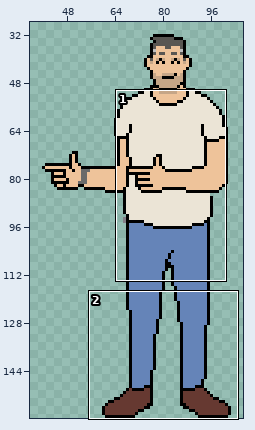
File history of a pixel-art file, Assets/Sprites/Aseprite files/dad winning.aseprite. The picture above shows the old version from afar; the outline marks the close-up.
Close-up. Before the commit:
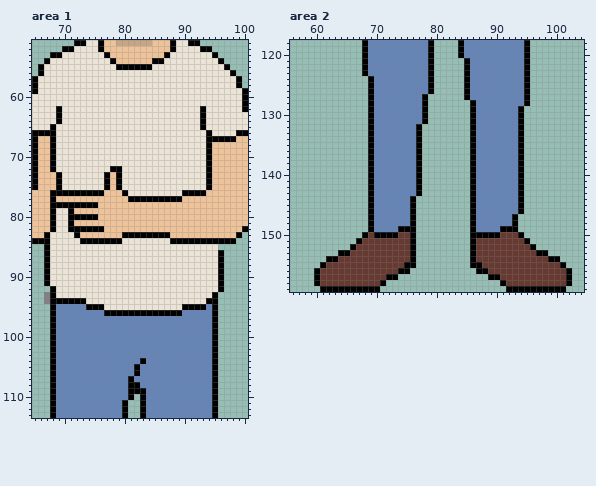
160x160 pixels, 1 frame. Shown: area 1: x 65..100, y 51..113; area 2: x 56..104, y 118..159. The wide view leaves out empty margins.
The result:
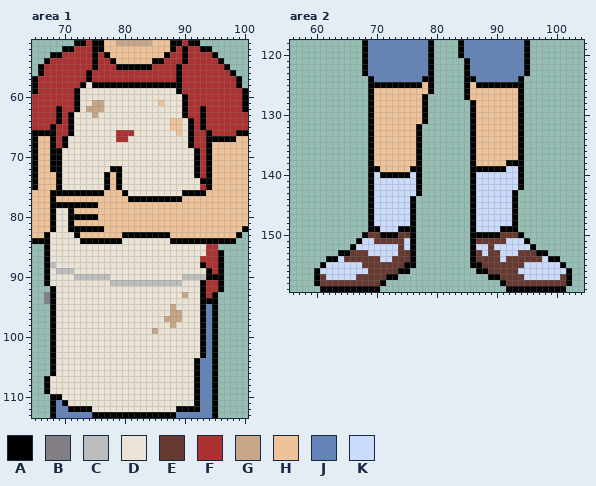
Palette (. is transparent): A #000000  B #847e87  C #bdbdbd  D #ebe4d6  E #663931  F #ac3232  G #c6a687  H #eec39a  J #6584b8  K #cbdbfc
Message: Add winning dad in grill attire
The edit:
layer "apron" added
Changed rows in their new state; - is an unchanged pixel.
Area 1, layers "apron", "Layer 1":
first column x 65:
 51 ---------FA-------------AF----------
 52 -------FFFA-------------FAFF--------
 53 -----FFFFFAF-----------FFAFFFF------
 54 ---FFFFFFFAFF---------FFFAFFFFF-----
 55 --FFFFFFFFAFFF------FFFFAFFFFFFF----
 56 --FFFFFFFAFFFFFFFFFFFFFFAFFFFFFFF---
 57 -FFFFFFFFAFFFFFFFFFFFFFFAFFFFFFFFF--
 58 -FFFFFFFA-AAAAAAAAAAAAAAAFFFFFFFFF--
 59 -FFFFFFA----------------AFFFFFFFFFF-
 60 FFFFFFFA-----------------AFFFFFFFFF-
 61 FFFFFFFA--GG---------H---AFFFFFFFFF-
 62 FFFF-FFA-GGG-------------AFF-FFFFFF-
 63 FFFF-FA---G--------------AFF-FFFFFFF
 64 FFFF-FA----------------HH-AF-FFFFFFF
 65 FFF-FFA----------------HH-AF-FFFFFFF
 66 ----FFA-------FFF-------H-AFF-FFFF--
 67 ----FA--------FF----------AFF-------
 68 ----FA--------------------AFF-------
 69 ----A----------------------AF-------
 70 ----A----------------------AF-------
 71 ----A----------------------AF-------
 72 ----A----------------------AF-------
 73 ---------------------------AF-------
 74 ----------------------------A-------
 75 ----------------------------F-------
first column x 67:
 85 ---------------------------FF
 86 ---------------------------FF
 87 --------------------------FFF
 88 -C------------------------AFF
 89 --CCC----------------------AF
 90 -----CCCCCC------------CCCCAA
 91 -----------CCCCCCCCCCCC---AFF
 92 --------------------------AFF
 93 -----------------------G--AF-
 94 --DDDDD-------------------A--
 95 --DDDDDDDD-----------G-DDD---
 96 --DDDDDDDDDDDDDDDDDDDGGDDDA--
 97 --DDDDDDDDDDDDDDDDDDGGGDDDA--
 98 --DDDDDDDDDDDDDDDDDDDGDDDDA--
 99 --DDDDDDDDDDDDDDDDGDDDDDDDA--
100 --DDDDDDDDDDDDDDDDDDDDDDDDA--
101 --DDDDDDDDDDDDDDDDDDDDDDDDA--
102 --DDDDDDDDDDDDDDDDDDDDDDDDA--
103 --DDDDDDDDDDDDDDDDDDDDDDDDA--
104 --DDDDDDDDDDDDDDDDDDDDDDDA---
105 --DDDDDDDDDDDDDDDDDDDDDDDA---
106 --DDDDDDDDDDDDDDDDDDDDDDDA---
107 ADDDDDDDDDDDDDDDDDDDDDDDDA---
108 ADDDDDDDDDDDDDDDDDDDDDDDDA---
109 ADDDDDDDDDDDDDDDDDDDDDDDDA---
110 --ADDDDDDDDDDDDDDDDDDDDDDA---
111 ---ADDDDDDDDDDDDDDDDDDDDDA---
112 ----AAAADDDDDDDDDDDDDDAAAA---
113 --------AAAAA-AA-AAAAA-------
Area 2, layer "Layer 1":
first column x 61:
124 -----------------A-------A-------A.------
125 ---------AAAAAAAAH-------HAAAAAAAA.------
126 ---------HHHHHHHHH-------HHHHHHHHA.------
127 ---------HHHHHHHH--------HHHHHHHHA.------
128 ---------HHHHHHHH---------HHHHHHHA.------
129 ---------HHHHHHHH---------HHHHHHH--------
130 ---------HHHHHHHH---------HHHHHHH--------
131 ---------HHHHHHHH---------HHHHHHH--------
132 ---------HHHHHHH----------HHHHHHH--------
133 ---------HHHHHHH----------HHHHHHH--------
134 ---------HHHHHHH----------HHHHHHH--------
135 ---------HHHHHHH----------HHHHHHH--------
136 ---------HHHHHHH----------HHHHHHH--------
137 ---------HHHHHHH----------HHHHHHH--------
138 ---------HHHHHHH----------HHHHHAA--------
139 ---------AHHHHHA----------AAAAAKK--------
140 ---------KAAAAAK----------KKKKKKK--------
141 ---------KKKKKKK----------KKKKKKK--------
142 ---------KKKKKKK----------KKKKKKK--------
143 ---------KKKKKKK----------KKKKKKA.-------
144 ---------KKKKKK-----------KKKKKKA.-------
145 ---------KKKKKK-----------KKKKKKA.-------
146 ---------KKKKKK-----------KKKKKKA.-------
147 ---------KKKKKK-----------KKKKKK---------
148 ---------KKKKKK-----------KKKKKK---------
149 ---------AKKK-------------KKKK-----------
150 ---------E-------------------------------
151 -------KK-----K----------------KKK-------
152 ------KKKKKKK-K-----------KK-KKKKKK------
153 --------KKKKK--------------K--KKK--------
154 ---K------KK------------------K------K---
155 -KKKKKK---------------------------KKKKKK-
156 KKKKKKKK-------------------------KKKKKKKK
157 -KKKKK----------------------------KKKKKK-
